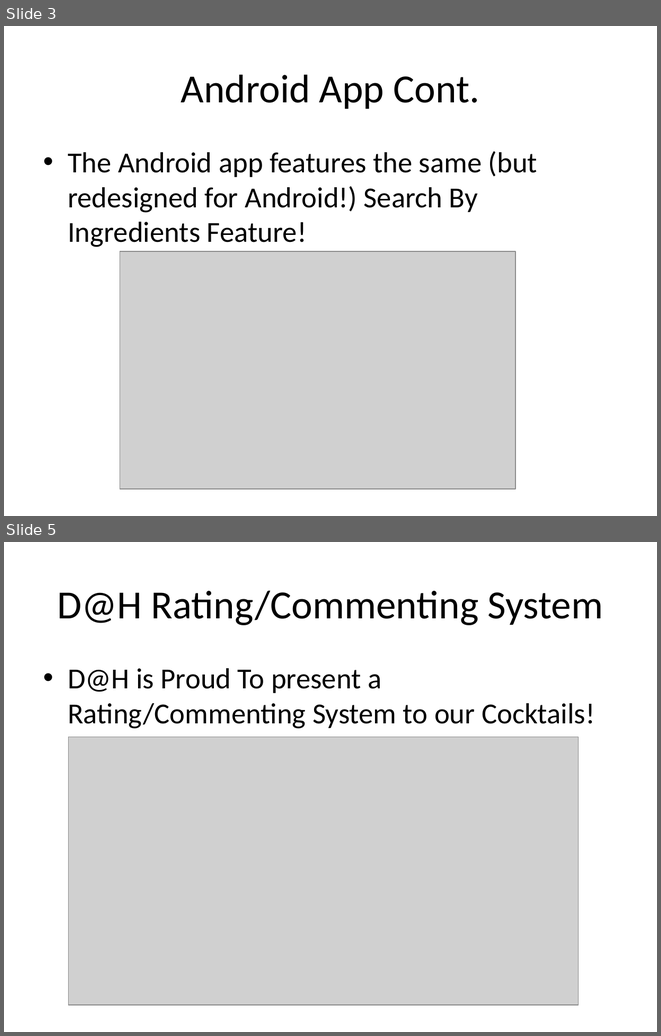
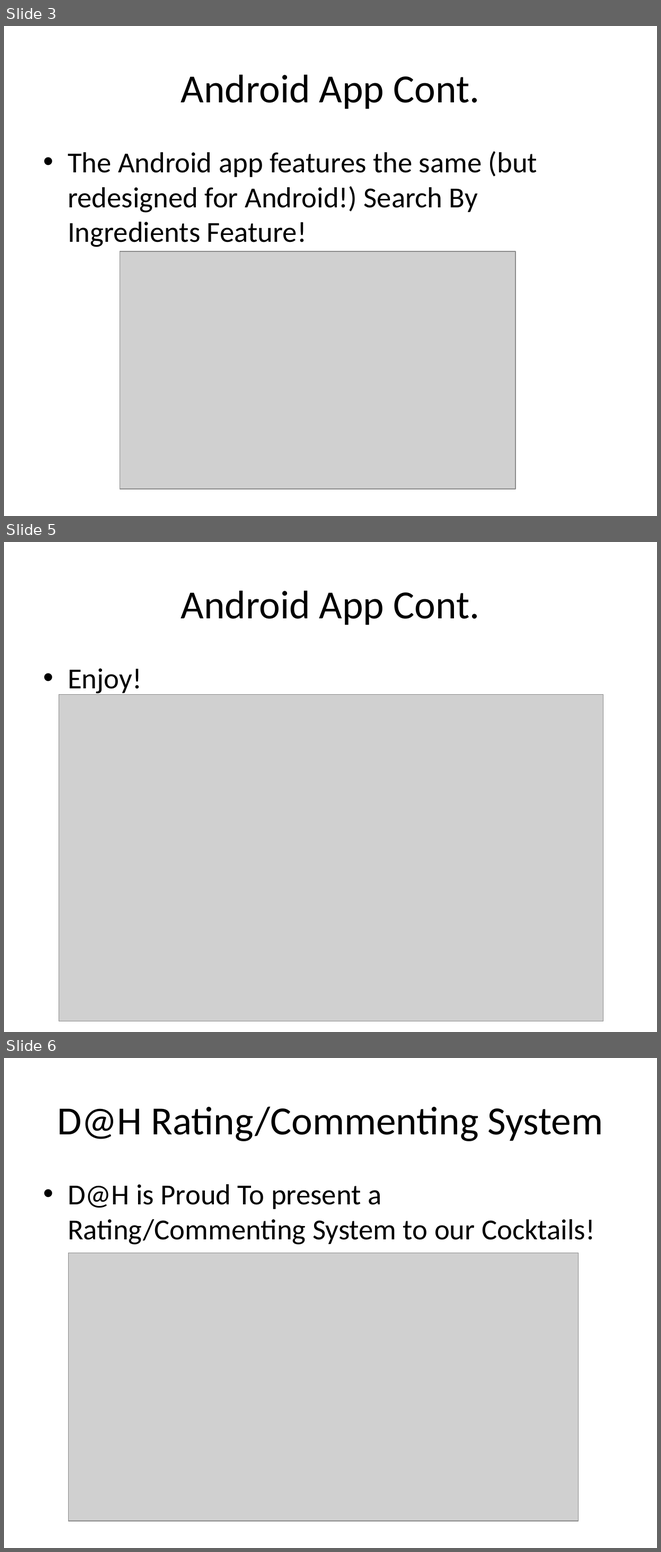
Before and after one commit to igoros/Drunk-Home, a slide deck: SRS/ms4pres.pptx. Shown one above the other, each under a label of ours: slides 3 and 5 before the commit, slides 3, 5 and 6 after it; the slides between them are not shown. The pictures are 661x1036 and 661x1552 pixels, drawn with LibreOffice and Linux fonts; fonts in the diff are those of the drawing; grey boxes stand for pictures. Boxes give left, top, right and bottom in pixels: in the first picture for what was removed or moved away, otherwise in the second. Text is boxed around its words. In the diff, an @@ line names an element or a change of style, - is before the commit and + after.

```diff
--- a/SRS/ms4pres.pptx
+++ b/SRS/ms4pres.pptx
@@ slide 5 added at box(4, 542, 657, 1032), background #FFFFFF @@
@@ title added at box(181, 590, 479, 625), 44 pt, text #000000 @@
+Android App Cont.
@@ text added at box(68, 668, 142, 695), 32 pt, text #000000 @@
+• Enjoy!
@@ picture added at box(59, 694, 603, 1021) @@
@@ what was slide 5 is now slide 6 @@
```
Also in this commit, not shown: 1 slide changed.
